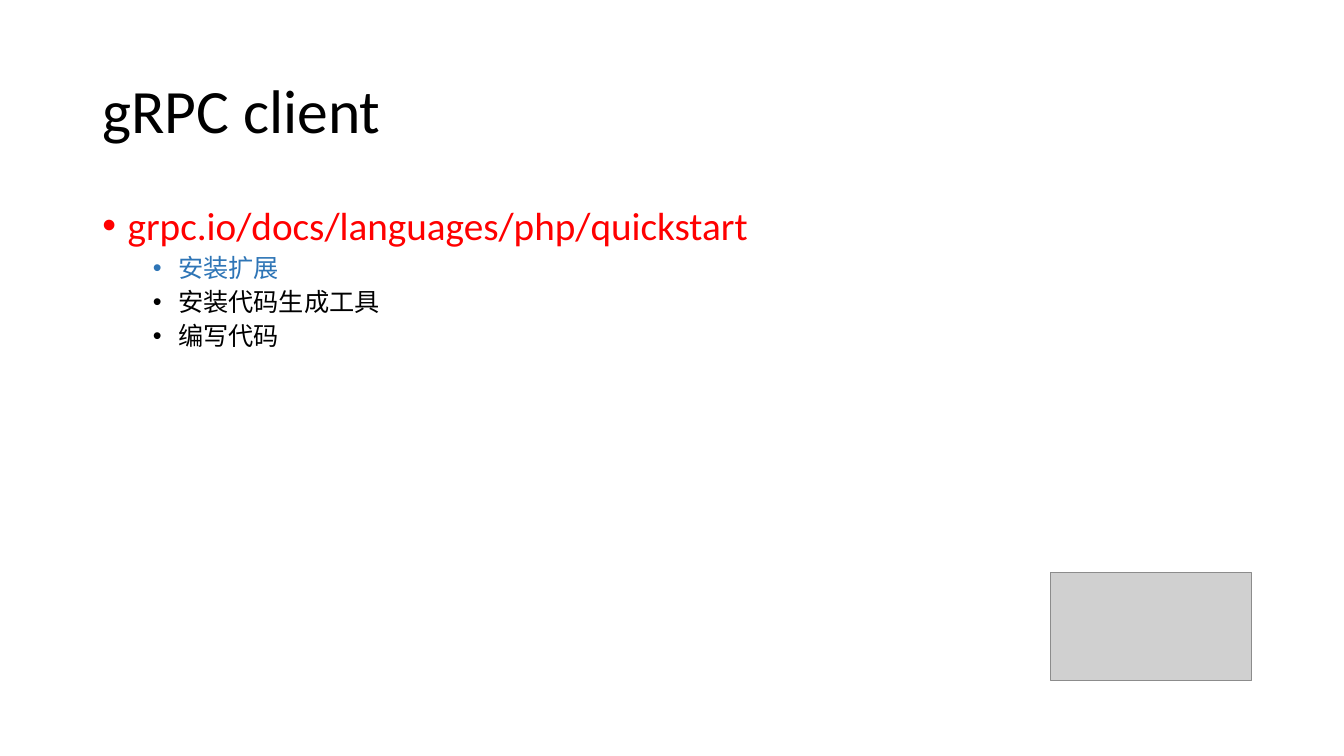
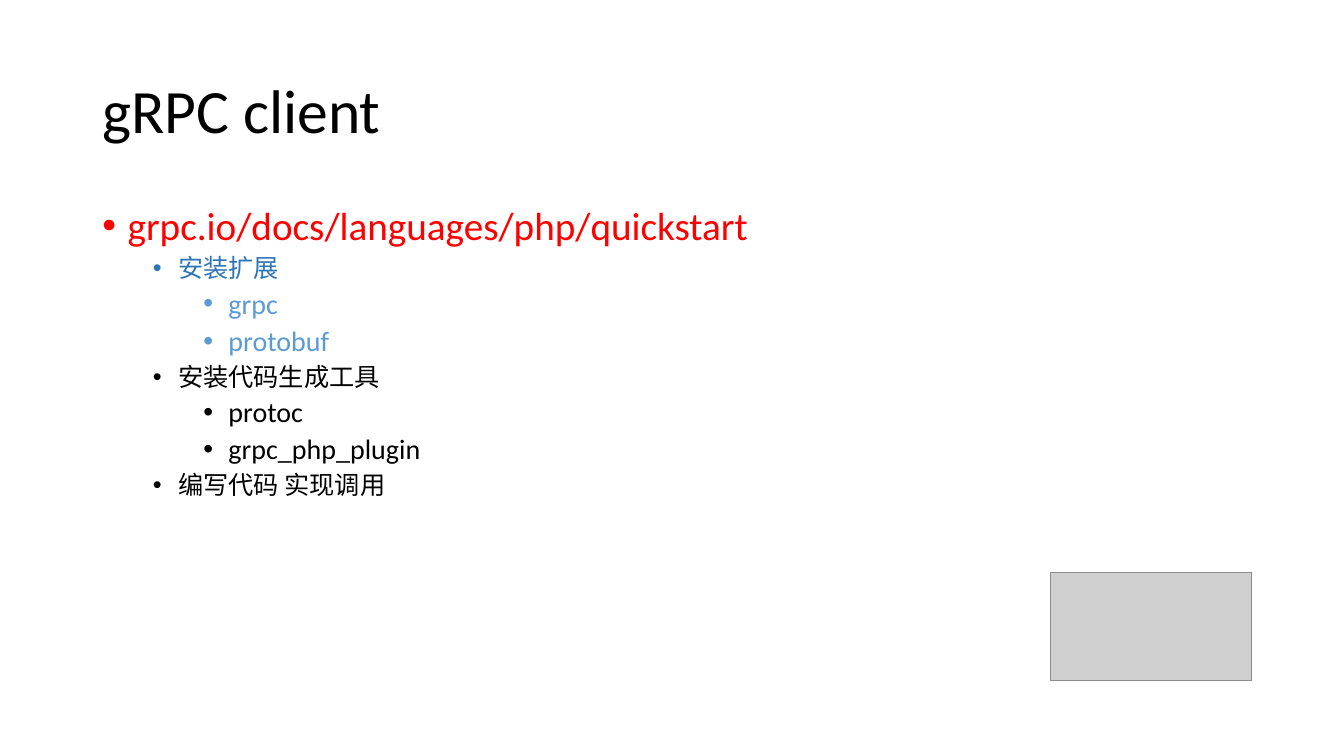
Before and after one commit to llaoj/my-share, a slide deck: slide 12 of grpc/index.pptx (slide 11 before the commit). Drawn at 1344x756 pixels with LibreOffice and Linux fonts; fonts in the diff are those of the drawing; grey boxes stand for pictures. Boxes give left, top, right and bottom in pixels: in the first picture for what was removed or moved away, otherwise in the second. Text is boxed around its words. In the diff, an @@ line names an element or a change of style, - is before the commit and + after.

Commit message:
proto

```diff
--- a/grpc/index.pptx
+++ b/grpc/index.pptx
@@ text at (x1=228, y1=300, x2=329, y2=356): paragraphs added @@
+    • grpc
+    • protobuf
@@ text at (x1=178, y1=404, x2=420, y2=496): text changed; size 18 to 20 pt @@
-  • 编写代码
+    • protoc
+    • grpc_php_plugin
+  • 编写代码 实现调用
```
Also in this commit, not shown: 2 other slides changed, 1 slide added, 1 other file.
